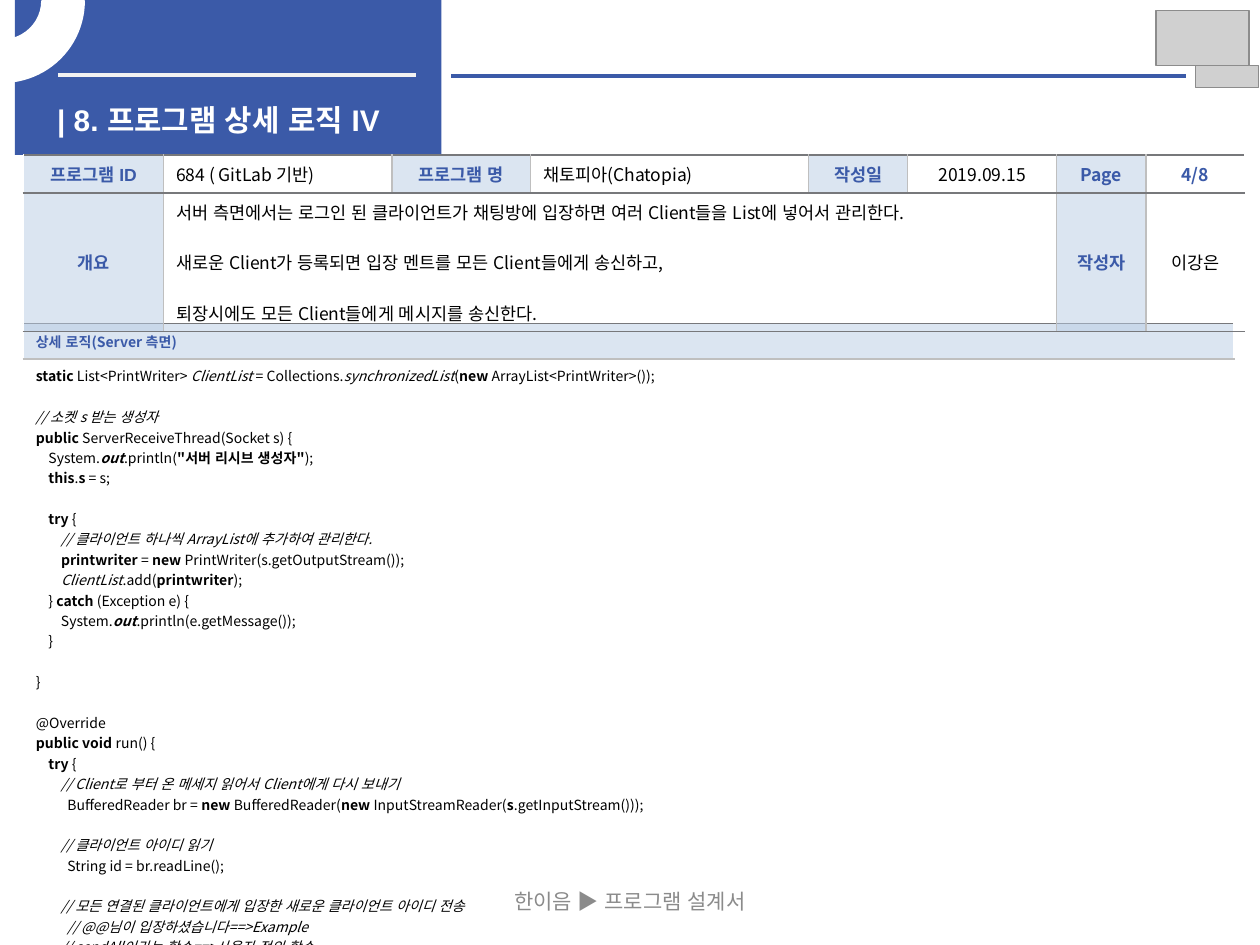
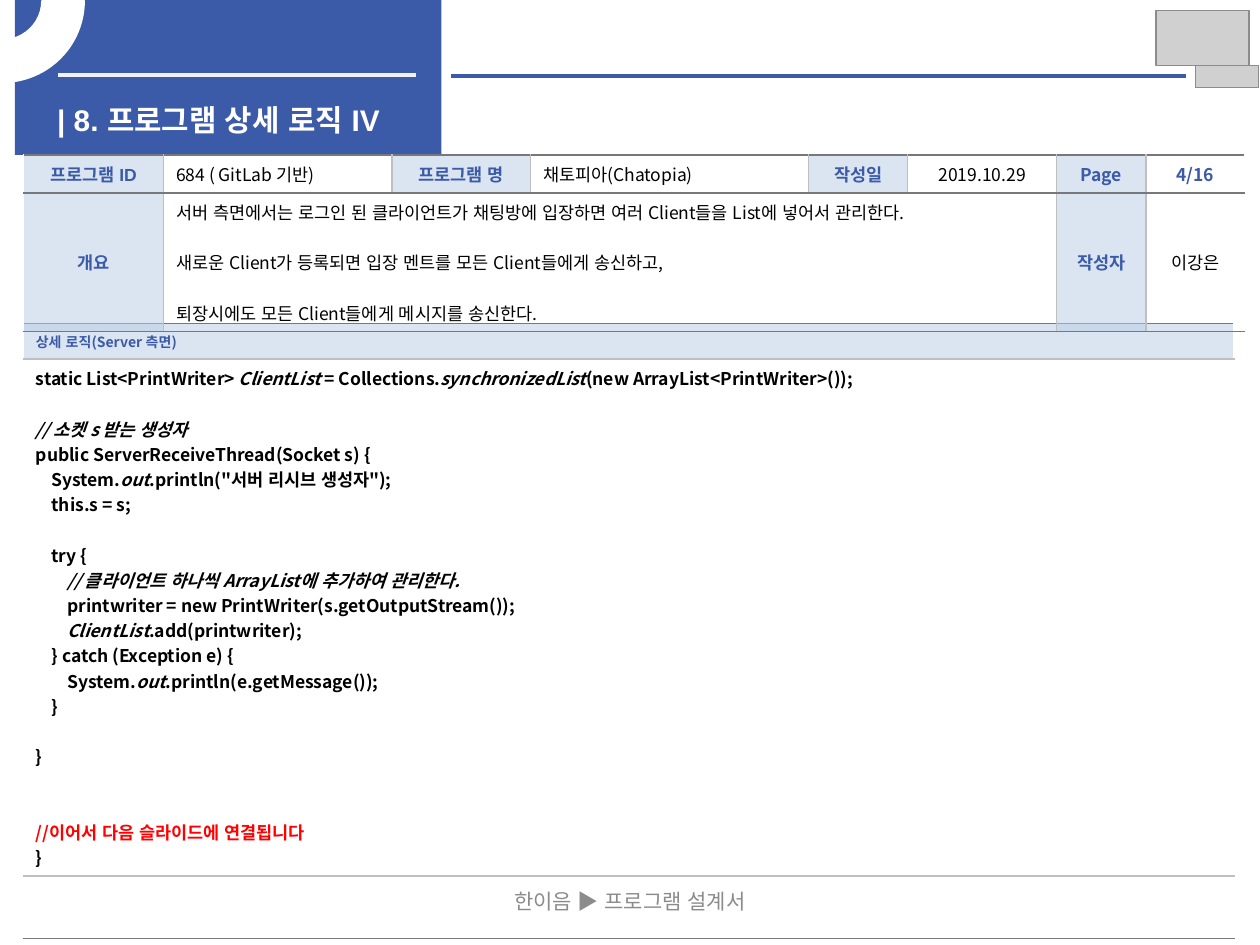
Before and after one commit to jee00609/Chatting, a slide deck: slide 16 of SW개발_HW 제작 설계서.pptx (slide 14 before the commit). Drawn at 1260x945 pixels with LibreOffice and Linux fonts; fonts in the diff are those of the drawing; grey boxes stand for pictures. Boxes give left, top, right and bottom in pixels: in the first picture for what was removed or moved away, otherwise in the second. Text is boxed around its words. In the diff, an @@ line names an element or a change of style, - is before the commit and + after.

```diff
--- a/SW개발_HW 제작 설계서.pptx
+++ b/SW개발_HW 제작 설계서.pptx
@@ table at [23,155,1244,328] @@
-row 1, column 6: 2019.09.15
+row 1, column 6: 2019.10.29
-row 1, column 8: 4/8
+row 1, column 8: 4/16
@@ table at [23,324,1234,881] @@
@@ row 2, column 1: "static List<PrintWriter> ClientList = Collections.synchronizedList(new ArrayList<PrintWriter>()); // 소켓 s 받는 생성자 public ServerReceiveThread(Socket s) { System.out.println("서버 리시브 생성자"); this.s = s; try { // 클라이언트 하나씩 ArrayList에 추가하여 관리한다. printwriter = new PrintWriter(s.getOutputStream()); ClientList.add(printwriter); } catch (Exception e) { System.out.println(e.getMessage()); } } @Override public void run() { try { // Client로 부터 온 메세지 읽어서 Client에게 다시 보내기 BufferedReader br = new BufferedReader(new InputStreamReader(s.getInputStream())); // 클라이언트 아이디 읽기 String id = br.readLine(); // 모든 연결된 클라이언트에게 입장한 새로운 클라이언트 아이디 전송 // @@님이 입장하셨습니다==>Example // sendAll이라는 함수==>사용자 정의 함수 sendtoAll("#" + id + "님이 입장하셨습니다\n"); / //이어서 다음 슬라이드에 연결됩니다 / }" to "static List<PrintWriter> ClientList = Collections.synchronizedList(new ArrayList<PrintWriter>()); // 소켓 s 받는 생성자 public ServerReceiveThread(Socket s) { System.out.println("서버 리시브 생성자"); this.s = s; try { // 클라이언트 하나씩 ArrayList에 추가하여 관리한다. printwriter = new PrintWriter(s.getOutputStream()); ClientList.add(printwriter); } catch (Exception e) { System.out.println(e.getMessage()); } } / //이어서 다음 슬라이드에 연결됩니다 / }" @@
```
Also in this commit, not shown: 16 other slides changed, 11 slides added.
